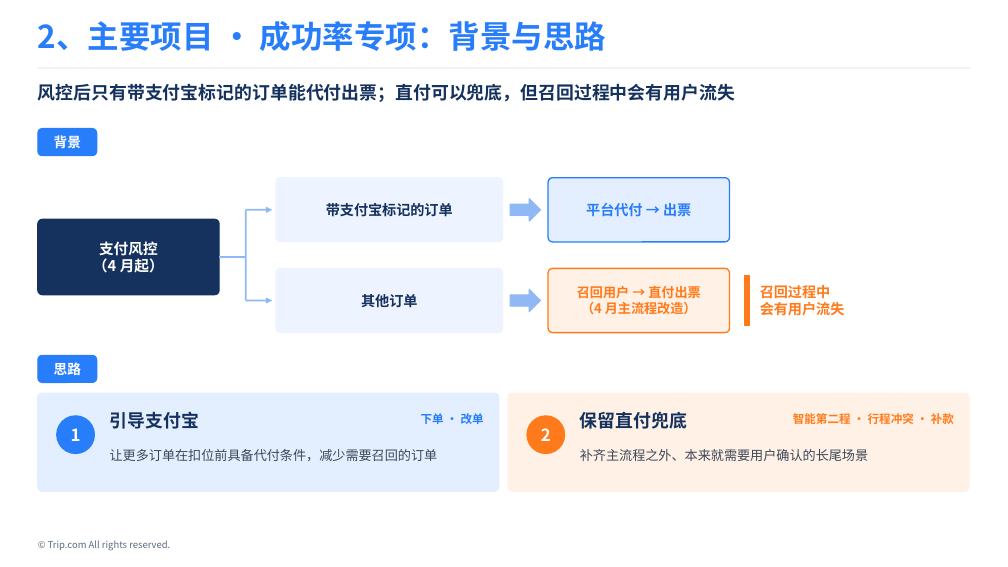
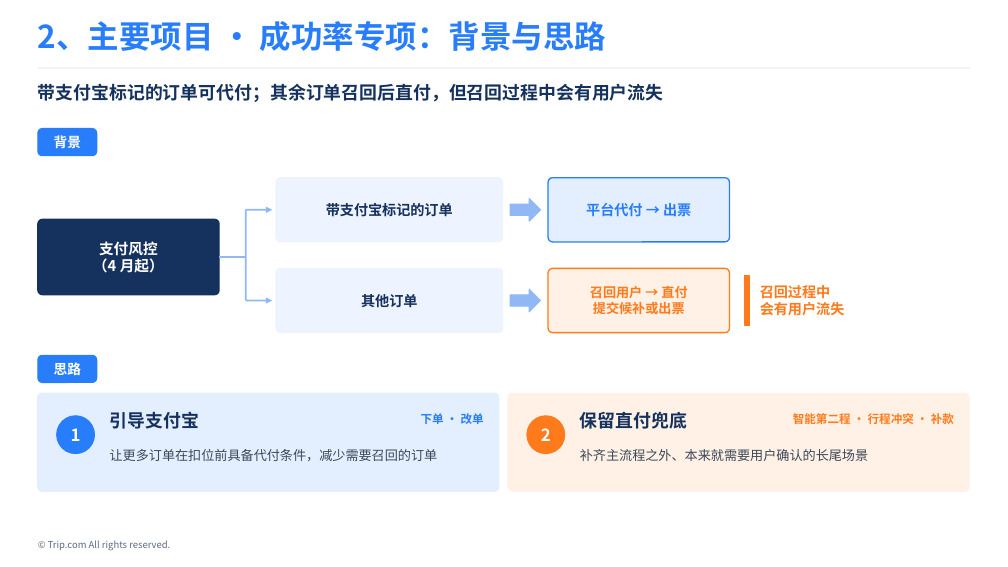
Before and after one commit to Wennie006/AI-myself, a slide deck: slide 7 of 留用答辩_v2.pptx. Drawn at 1008x567 pixels with LibreOffice and Linux fonts; fonts in the diff are those of the drawing. Boxes give left, top, right and bottom in pixels: in the first picture for what was removed or moved away, otherwise in the second. Text is boxed around its words. In the diff, an @@ line names an element or a change of style, - is before the commit and + after.

```diff
--- a/留用答辩_v2.pptx
+++ b/留用答辩_v2.pptx
@@ text at <box>38,83,664,102</box>: text changed @@
-风控后只有带支付宝标记的订单能代付出票；直付可以兜底，但召回过程中会有用户流失
+带支付宝标记的订单可代付；其余订单召回后直付，但召回过程中会有用户流失
@@ text at <box>590,286,687,314</box>: text changed @@
-召回用户 → 直付出票
-（4 月主流程改造）
+召回用户 → 直付
+提交候补或出票
```
Also in this commit, not shown: 1 other slide changed, 2 slides added, 1 slide removed, 1 other file.
